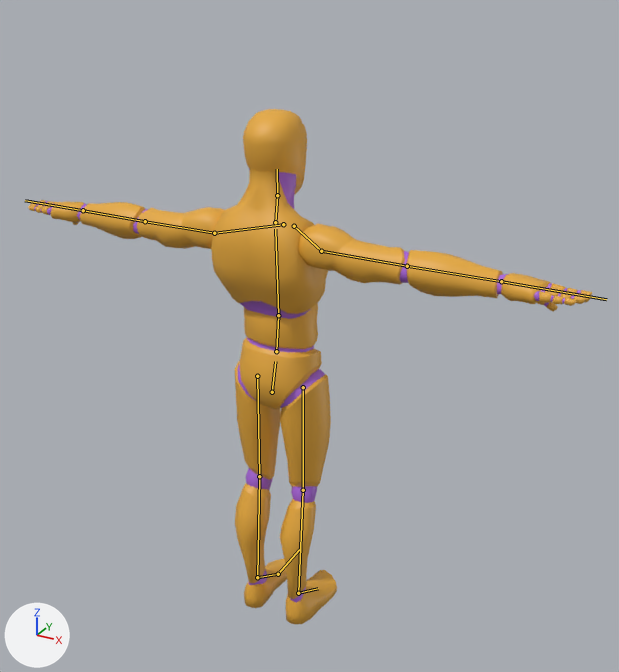
What one commit did to the glTF model jogo-t1/modelos/manequim-m.glb.
Both versions are drawn from a 50 mm lens placed at (1.33, -2.22, 2.23), pointed at (0.01, 0.19, 1.03). The lights are fixed; the arrows at lower left show +X, +Y and +Z. The first picture is the older version. The bones that change, and the others that lie on the model, are drawn over the model as lines.

Names of what the first picture shows: 'Mannequin'.
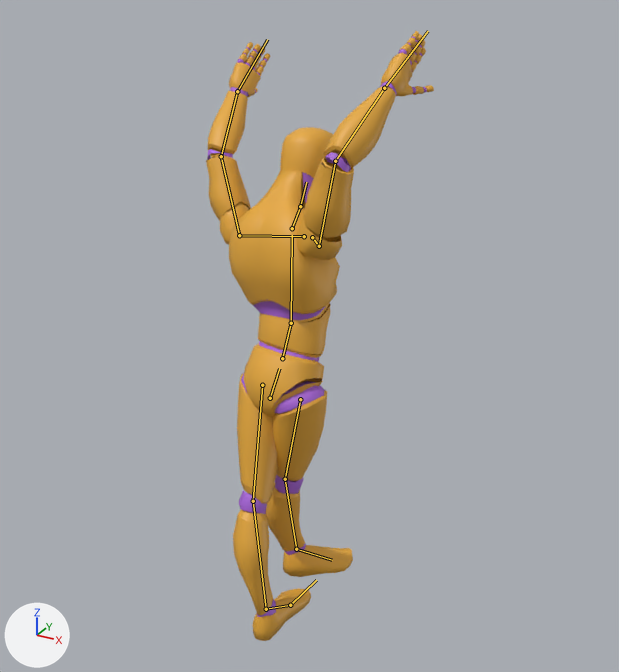
The newer file adds an action. The first version stands in its rest pose; the second is drawn at frame 0 of the action 'Hit_Chest_Capanga'.

The change, as a list of edits to the scene's bpy script:
```text
Change bone_hips:
    where bone_hips = bpy.data.objects['Armature'].pose.bones['hips']
    bone_hips.location: (0.0, 0.0, 0.0) -> (0.018, -0.029, 0.023)
    bone_hips.rotation_quaternion: (1.0, 0.0, 0.0, 0.0) -> (0.984, 0.136, -0.114, 0.024)  # degrees (0, 0, 0) -> degrees (16, -13, 1)
Change bone_chest:
    where bone_chest = bpy.data.objects['Armature'].pose.bones['chest']  # child of 'spine'
    bone_chest.rotation_quaternion: (1.0, 0.0, 0.0, 0.0) -> (0.998, -0.041, 0.006, -0.038)  # degrees (0, 0, 0) -> degrees (-5, 1, -4)
Change bone_neck:
    where bone_neck = bpy.data.objects['Armature'].pose.bones['neck']  # child of 'chest'
    bone_neck.rotation_quaternion: (1.0, 0.0, 0.0, 0.0) -> (0.987, 0.157, 0.002, -0.013)  # degrees (0, 0, 0) -> degrees (18, 0, -1)
Change bone_head:
    where bone_head = bpy.data.objects['Armature'].pose.bones['head']  # child of 'neck'
    bone_head.rotation_quaternion: (1.0, 0.0, 0.0, 0.0) -> (0.999, -0.02, -0.002, 0.029)  # degrees (0, 0, 0) -> degrees (-2, 0, 3)
Change bone_shoulder_l:
    where bone_shoulder_l = bpy.data.objects['Armature'].pose.bones['shoulder.L']  # child of 'chest'
    bone_shoulder_l.rotation_quaternion: (1.0, 0.0, 0.0, 0.0) -> (0.998, 0.02, 0.007, -0.055)  # degrees (0, 0, 0) -> degrees (2, 1, -6)
Change bone_upper_arm_l:
    where bone_upper_arm_l = bpy.data.objects['Armature'].pose.bones['upper_arm.L']  # child of 'shoulder.L'
    bone_upper_arm_l.rotation_quaternion: (1.0, 0.0, 0.0, 0.0) -> (0.818, 0.572, 0.0, 0.062)  # degrees (0, 0, 0) -> degrees (70, -4, 6)
Change bone_forearm_l:
    where bone_forearm_l = bpy.data.objects['Armature'].pose.bones['forearm.L']  # child of 'upper_arm.L'
    bone_forearm_l.rotation_quaternion: (1.0, 0.0, 0.0, 0.0) -> (0.964, 0.006, -0.043, -0.264)  # degrees (0, 0, 0) -> degrees (2, -5, -31)
Change bone_hand_l:
    where bone_hand_l = bpy.data.objects['Armature'].pose.bones['hand.L']  # child of 'forearm.L'
    bone_hand_l.rotation_quaternion: (1.0, 0.0, 0.0, 0.0) -> (0.993, 0.026, -0.007, -0.115)  # degrees (0, 0, 0) -> degrees (3, 0, -13)
Change bone_shoulder_r:
    where bone_shoulder_r = bpy.data.objects['Armature'].pose.bones['shoulder.R']  # child of 'chest'
    bone_shoulder_r.rotation_quaternion: (1.0, 0.0, 0.0, 0.0) -> (0.999, 0.024, 0.001, -0.049)  # degrees (0, 0, 0) -> degrees (3, 0, -6)
Change bone_upper_arm_r:
    where bone_upper_arm_r = bpy.data.objects['Armature'].pose.bones['upper_arm.R']  # child of 'shoulder.R'
    bone_upper_arm_r.rotation_quaternion: (1.0, 0.0, 0.0, 0.0) -> (0.825, 0.558, 0.0, -0.09)  # degrees (0, 0, 0) -> degrees (68, 6, -9)
Change bone_forearm_r:
    where bone_forearm_r = bpy.data.objects['Armature'].pose.bones['forearm.R']  # child of 'upper_arm.R'
    bone_forearm_r.rotation_quaternion: (1.0, 0.0, 0.0, 0.0) -> (0.921, 0.065, 0.153, 0.351)  # degrees (0, 0, 0) -> degrees (13, 14, 43)
Change bone_hand_r:
    where bone_hand_r = bpy.data.objects['Armature'].pose.bones['hand.R']  # child of 'forearm.R'
    bone_hand_r.rotation_quaternion: (1.0, 0.0, 0.0, 0.0) -> (0.991, 0.045, -0.003, 0.125)  # degrees (0, 0, 0) -> degrees (5, -1, 14)
Change bone_thigh_l:
    where bone_thigh_l = bpy.data.objects['Armature'].pose.bones['thigh.L']  # child of 'hips'
    bone_thigh_l.rotation_quaternion: (1.0, 0.0, 0.0, 0.0) -> (0.994, 0.056, 0.001, 0.097)  # degrees (0, 0, 0) -> degrees (6, 0, 11)
Change bone_shin_l:
    where bone_shin_l = bpy.data.objects['Armature'].pose.bones['shin.L']  # child of 'thigh.L'
    bone_shin_l.rotation_quaternion: (1.0, 0.0, 0.0, 0.0) -> (0.97, -0.214, -0.11, -0.014)  # degrees (0, 0, 0) -> degrees (-25, -13, 1)
Change bone_foot_l:
    where bone_foot_l = bpy.data.objects['Armature'].pose.bones['foot.L']  # child of 'shin.L'
    bone_foot_l.rotation_quaternion: (1.0, 0.0, 0.0, 0.0) -> (0.995, 0.008, 0.095, 0.026)  # degrees (0, 0, 0) -> degrees (1, 11, 3)
Change bone_thigh_r:
    where bone_thigh_r = bpy.data.objects['Armature'].pose.bones['thigh.R']  # child of 'hips'
    bone_thigh_r.rotation_quaternion: (1.0, 0.0, 0.0, 0.0) -> (0.969, -0.182, -0.002, -0.167)  # degrees (0, 0, 0) -> degrees (-21, -4, -19)
Change bone_shin_r:
    where bone_shin_r = bpy.data.objects['Armature'].pose.bones['shin.R']  # child of 'thigh.R'
    bone_shin_r.rotation_quaternion: (1.0, 0.0, 0.0, 0.0) -> (0.927, -0.146, 0.346, 0.024)  # degrees (0, 0, 0) -> degrees (-20, 40, -4)
Change bone_foot_r:
    where bone_foot_r = bpy.data.objects['Armature'].pose.bones['foot.R']  # child of 'shin.R'
    bone_foot_r.rotation_quaternion: (1.0, 0.0, 0.0, 0.0) -> (0.977, 0.11, -0.179, -0.043)  # degrees (0, 0, 0) -> degrees (14, -20, -8)
```

Pixel boxes (x1, y1, x2, y2) of what changed, in the pictures (619 x 672 px):
'Mannequin', posed (59% narrower, 18% taller): before (28, 109, 592, 624); after (206, 31, 434, 641)
bone 'hips', root to tip: before (272, 392) to (275, 361); after (270, 398) to (279, 368)
bone 'chest', root to tip: before (278, 315) to (275, 229); after (291, 323) to (292, 235)
bone 'neck', root to tip: before (275, 222) to (277, 195); after (292, 228) to (300, 206)
bone 'head', root to tip: before (277, 195) to (277, 169); after (300, 206) to (306, 182)
bone 'shoulder.L', root to tip: before (283, 224) to (214, 233); after (304, 236) to (239, 235)
bone 'upper_arm.L', root to tip: before (214, 233) to (145, 221); after (239, 235) to (221, 156)
bone 'forearm.L', root to tip: before (145, 221) to (83, 210); after (221, 156) to (237, 91)
bone 'hand.L', root to tip: before (83, 210) to (25, 200); after (237, 91) to (267, 39)
bone 'shoulder.R', root to tip: before (294, 226) to (321, 251); after (312, 237) to (319, 246)
bone 'upper_arm.R', root to tip: before (321, 251) to (407, 266); after (319, 246) to (335, 161)
bone 'forearm.R', root to tip: before (407, 266) to (501, 281); after (335, 161) to (384, 88)
bone 'hand.R', root to tip: before (501, 281) to (606, 299); after (384, 88) to (428, 31)
bone 'thigh.L', root to tip: before (257, 376) to (259, 476); after (262, 385) to (253, 501)
bone 'shin.L', root to tip: before (259, 476) to (257, 577); after (253, 501) to (266, 609)
bone 'foot.L', root to tip: before (257, 577) to (278, 574); after (266, 609) to (290, 605)
bone 'thigh.R', root to tip: before (303, 387) to (303, 490); after (300, 399) to (285, 479)
bone 'shin.R', root to tip: before (303, 490) to (298, 593); after (285, 479) to (296, 549)
bone 'foot.R', root to tip: before (298, 593) to (318, 588); after (296, 549) to (332, 560)
